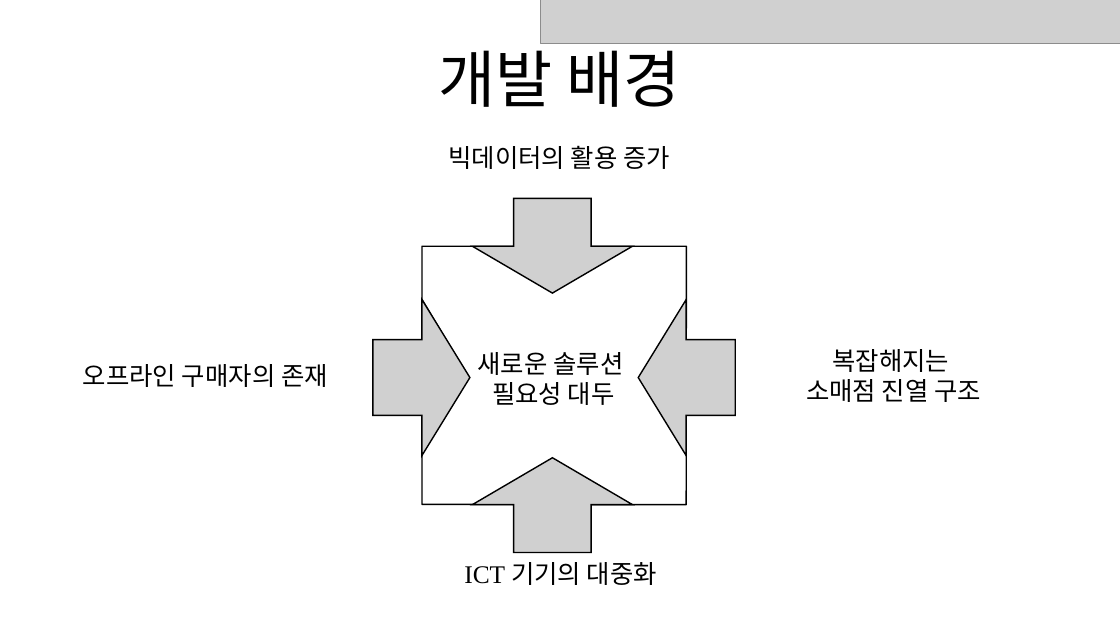
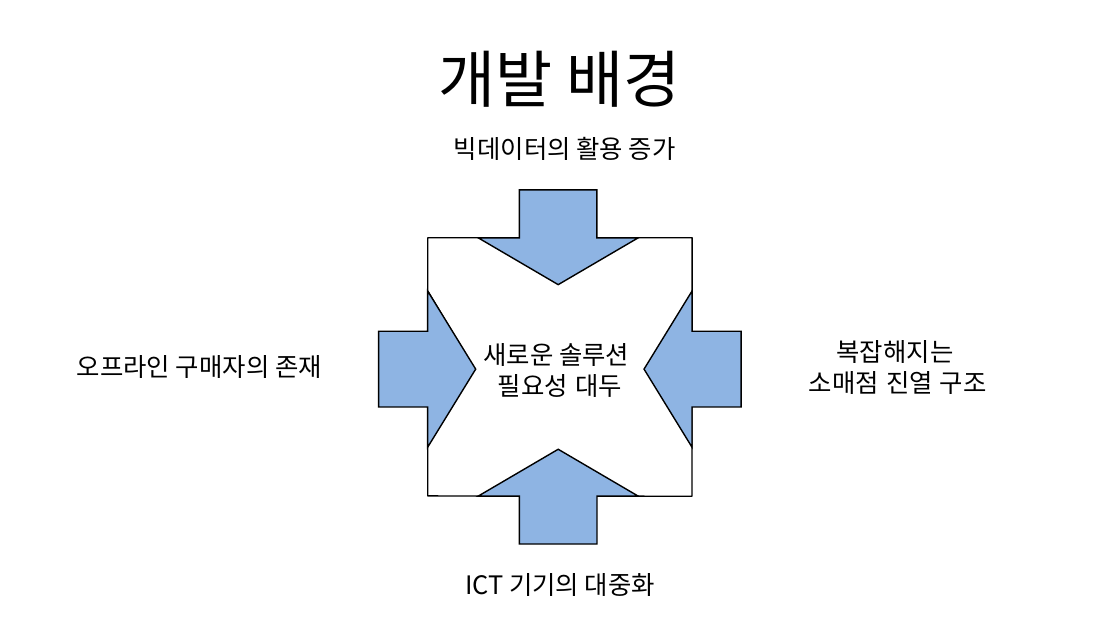
Before and after one commit to BerryWell/CapstoneDesign-2019-02, a slide deck: slide 3 of 발표 자료_3주차.pptx. Drawn at 1120x630 pixels with LibreOffice and Linux fonts; fonts in the diff are those of the drawing; grey boxes stand for pictures. Boxes give left, top, right and bottom in pixels: in the first picture for what was removed or moved away, otherwise in the second. Text is boxed around its words. In the diff, an @@ line names an element or a change of style, - is before the commit and + after.

```diff
--- a/발표 자료_3주차.pptx
+++ b/발표 자료_3주차.pptx
@@ picture removed at [541,0,1120,44] @@
@@ text "복잡해지는 소매점 진열 구조": place and size @@
-text "복잡해지는 소매점 진열 구조" at [806,349,981,402]
+text "복잡해지는 소매점 진열 구조" at [809,340,987,394]
@@ text "오프라인 구매자의 존재": place and size @@
-text "오프라인 구매자의 존재" at [83,364,328,387]
+text "오프라인 구매자의 존재" at [77,355,322,378]
@@ 5 freeform shapes, 2 texts: place and size @@
-5 freeform shapes, 2 texts at [373,145,736,553]
+5 freeform shapes, 2 texts at [379,136,742,544]
@@ fill #D0D0D0 to #8EB4E3 in 4 elements at [379,292,477,448], [644,292,742,448], [479,190,638,285], [479,449,638,544] @@
@@ font Times New Roman to Noto Sans CJK KR in 6 elements at [439,50,681,107], [483,343,629,397], [454,136,676,160], [77,355,322,378], [809,340,987,394], [465,573,655,596] @@
@@ text "ICT 기기의 대중화": place and size @@
-text "ICT 기기의 대중화" at [464,562,657,585]
+text "ICT 기기의 대중화" at [465,573,655,596]
```
Also in this commit, not shown: 4 other slides changed, 4 slides added, 1 other file.
